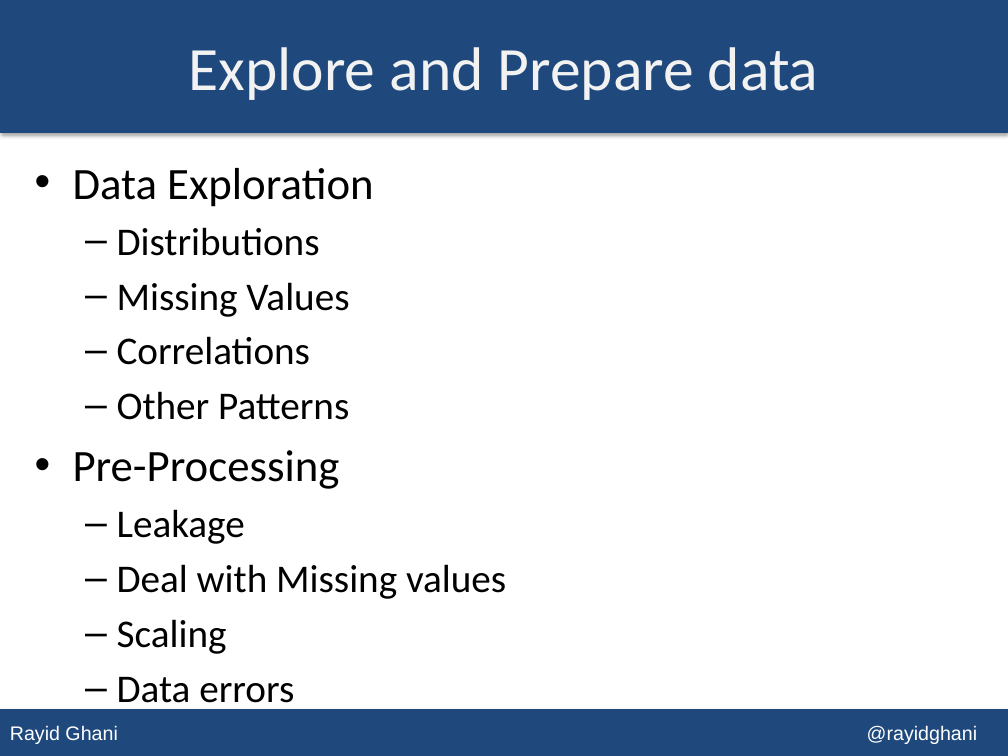
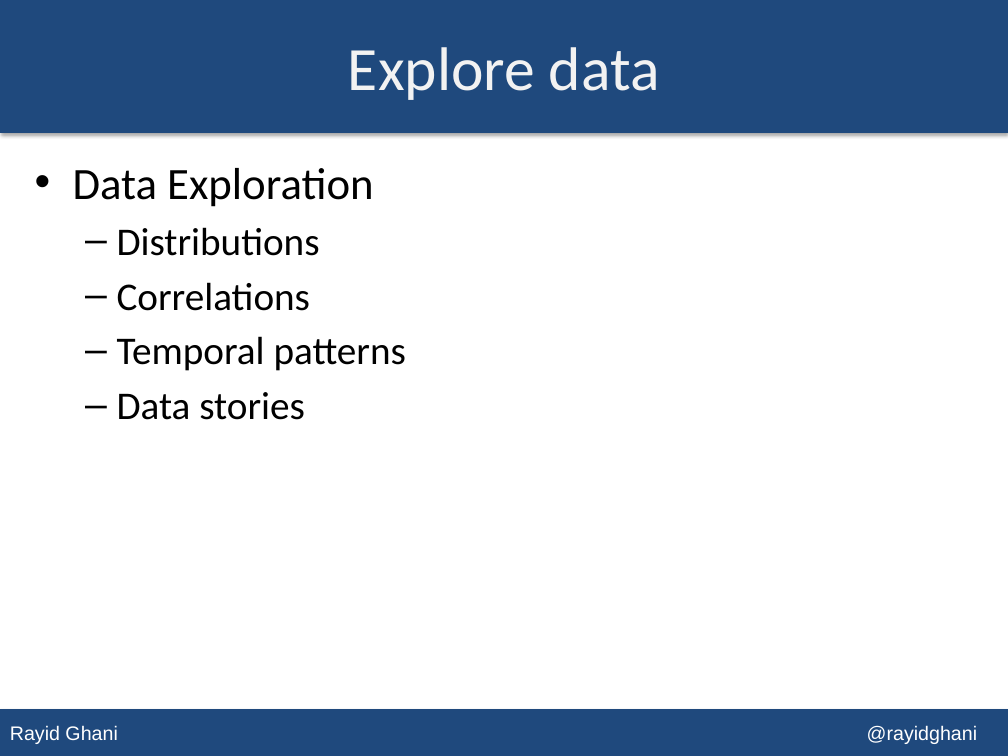
Before and after one commit to dssg/MLforPublicPolicy, a slide deck: slide 8 of Lectures/Lecture 03 - Machine Learning Process.pptx (slide 7 before the commit). Drawn at 1008x756 pixels with LibreOffice and Linux fonts; fonts in the diff are those of the drawing. Boxes give left, top, right and bottom in pixels: in the first picture for what was removed or moved away, otherwise in the second. Text is boxed around its words. In the diff, an @@ line names an element or a change of style, - is before the commit and + after.

```diff
--- a/Lectures/Lecture 03 - Machine Learning Process.pptx
+++ b/Lectures/Lecture 03 - Machine Learning Process.pptx
@@ title at bbox=[348, 47, 660, 100]: text changed @@
-Explore and Prepare data
+Explore data
@@ text at bbox=[117, 282, 349, 317]: paragraph removed @@
-  – Missing Values
@@ text at bbox=[117, 336, 406, 420]: text changed @@
-  – Other Patterns
-• Pre-Processing
-  – Leakage
-  – Deal with Missing values
-  – Scaling
-  – Data errors
+  – Temporal patterns
+  – Data stories
```
Also in this commit, not shown: 2 other slides changed, 1 slide added, 5 other files.
